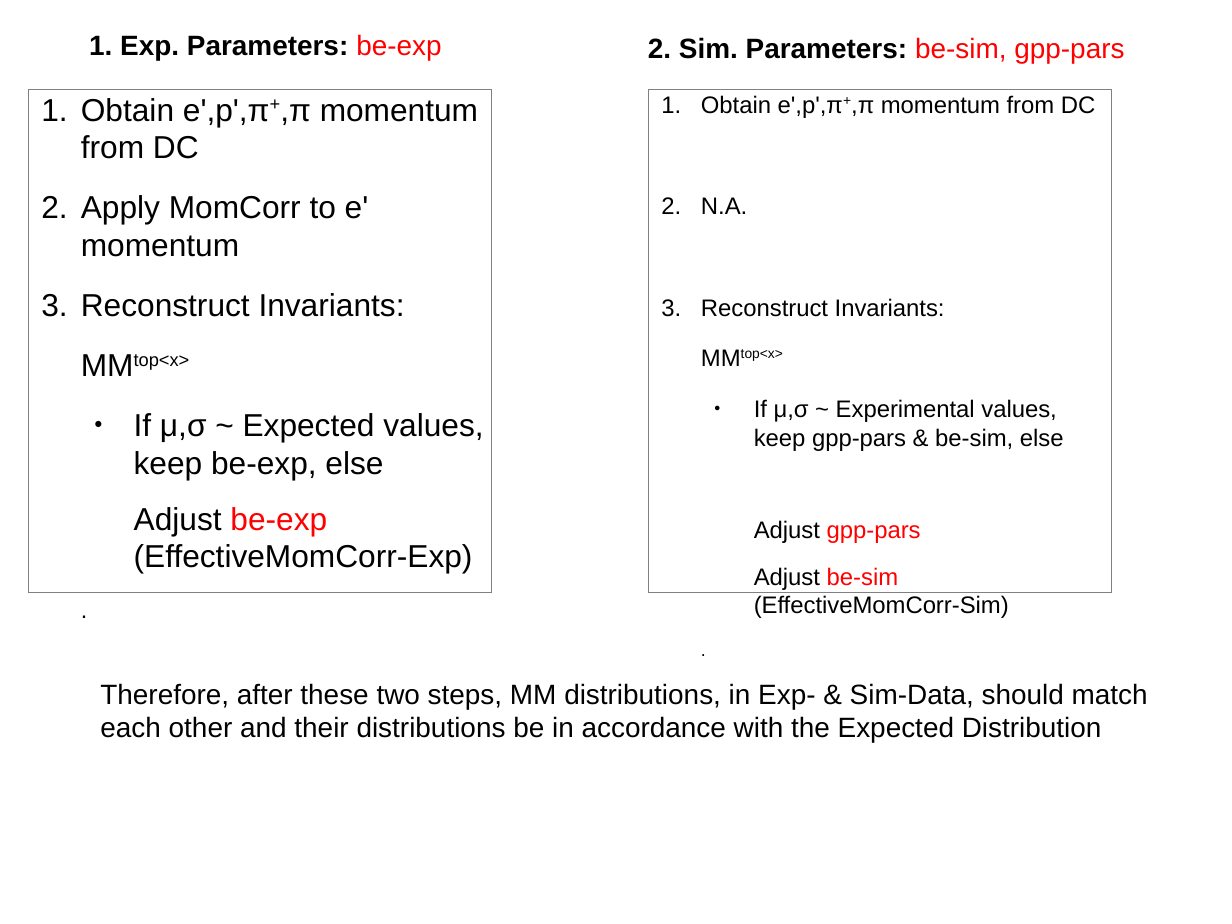
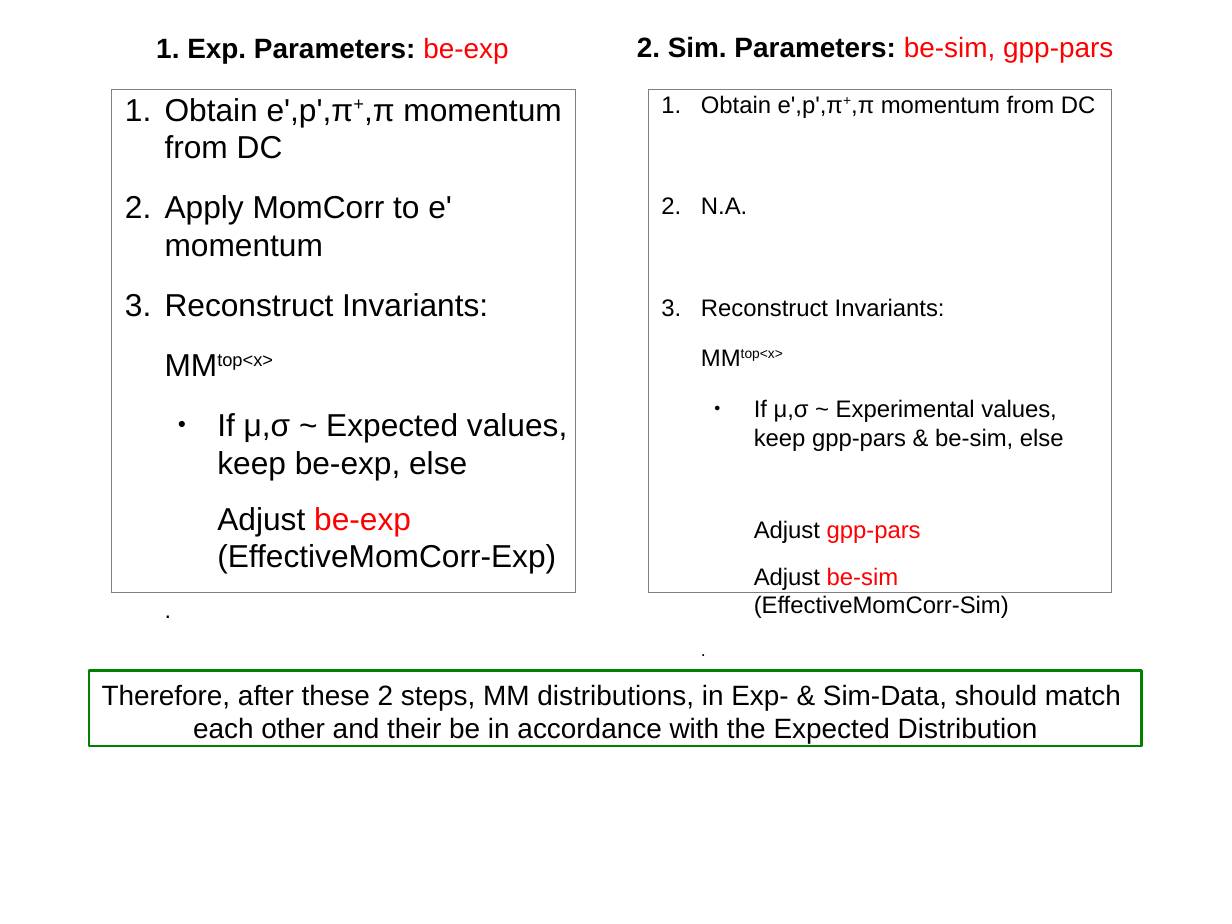
Before and after one commit to arjun-trivedi/ana2pi, a slide deck: slide 3 of notes/mtg-012714.odp. Drawn at 1232x924 pixels with LibreOffice and Linux fonts; fonts in the diff are those of the drawing. Boxes give left, top, right and bottom in pixels: in the first picture for what was removed or moved away, otherwise in the second. Text is boxed around its words. In the diff, an @@ line names an element or a change of style, - is before the commit and + after.

Commit message:
updates

```diff
--- a/notes/mtg-012714.odp
+++ b/notes/mtg-012714.odp
@@ text "1. Exp. Parameters: be-exp": place and size @@
-text "1. Exp. Parameters: be-exp" at <box>89,34,441,60</box>
+text "1. Exp. Parameters: be-exp" at <box>156,37,508,63</box>
@@ text "2. Sim. Parameters: be-sim, gpp-pars": place and size @@
-text "2. Sim. Parameters: be-sim, gpp-pars" at <box>648,37,1124,63</box>
+text "2. Sim. Parameters: be-sim, gpp-pars" at <box>637,36,1113,63</box>
@@ text "Obtain e',p',π+,π momentum from DC": place and size @@
-text "Obtain e',p',π+,π momentum from DC" at <box>28,89,492,593</box>
+text "Obtain e',p',π+,π momentum from DC" at <box>112,89,576,593</box>
@@ rectangle "Therefore, after these 2 steps, ...": place and size @@
-rectangle "Therefore, after these 2 steps, ..." at <box>100,683,1148,742</box>
+rectangle "Therefore, after these 2 steps, ..." at <box>89,671,1143,747</box>
@@ rectangle "Therefore, after these 2 steps, ..." at <box>89,671,1143,747</box>: outline none to #008000 1.45 pt @@
@@ text in rectangle at <box>102,684,1121,743</box>: text changed @@
-Therefore, after these two steps, MM distributions, in Exp- & Sim-Data, should match
-each other and their distributions be in accordance with the Expected Distribution
+Therefore, after these 2 steps, MM distributions, in Exp- & Sim-Data, should match
+each other and their be in accordance with the Expected Distribution
```
Also in this commit, not shown: 2 other slides changed.
